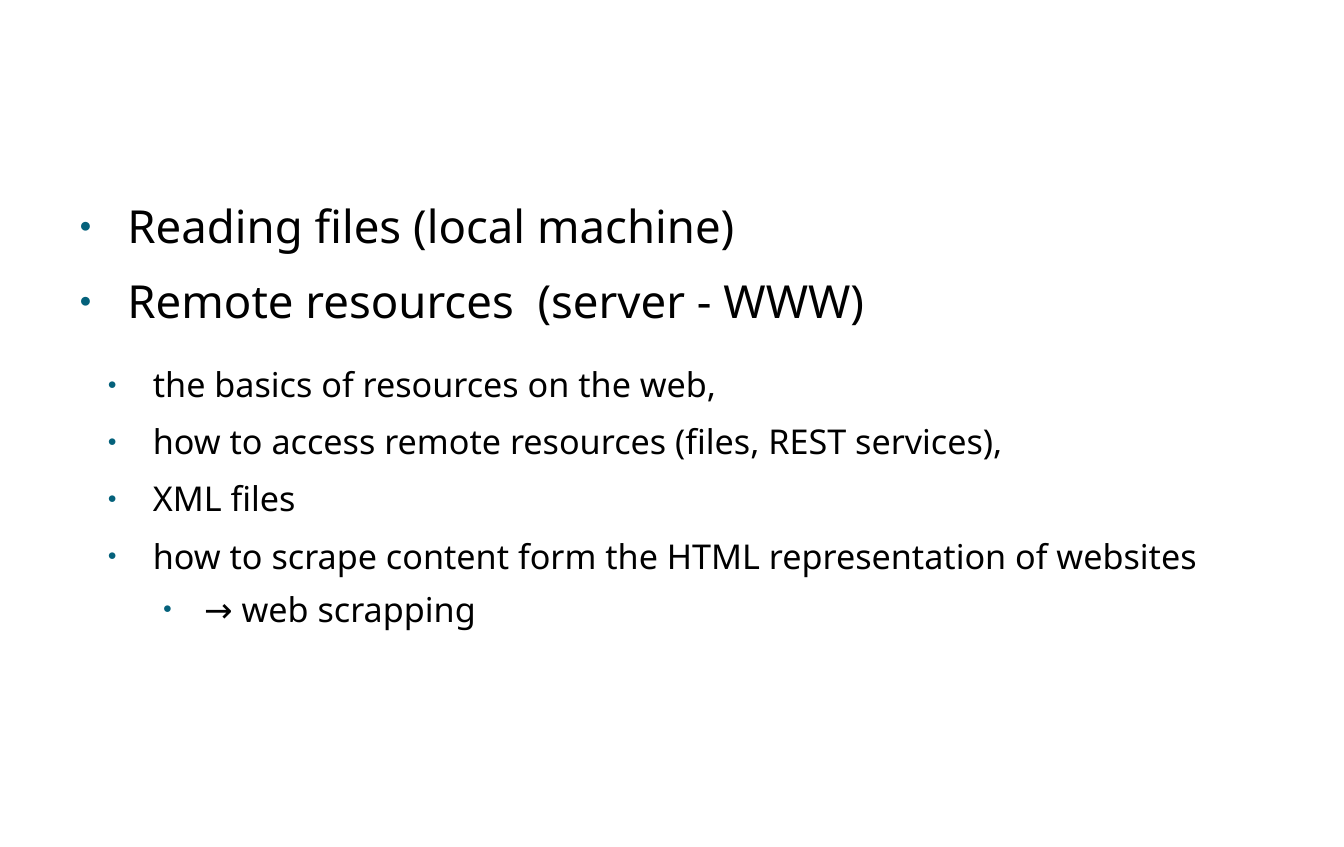
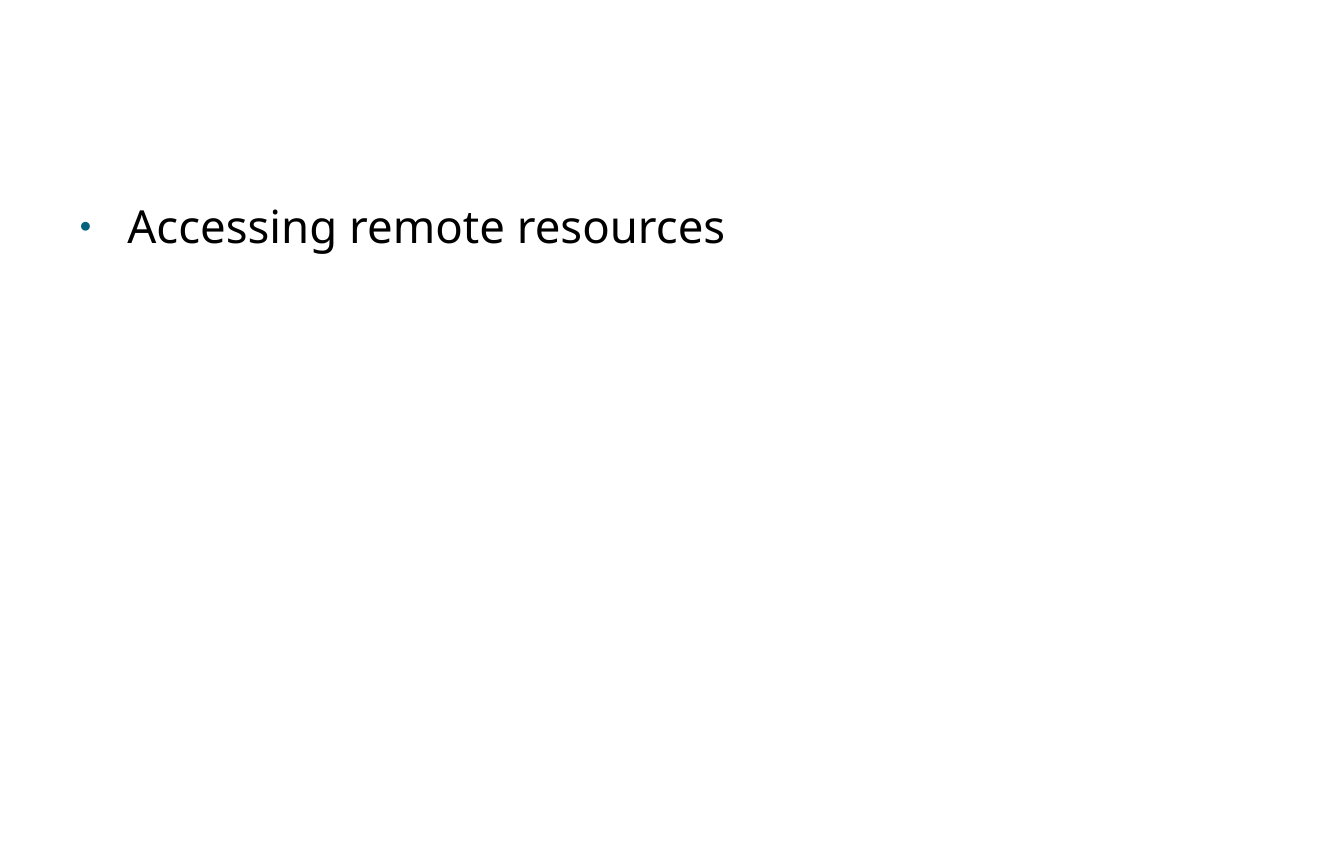
Before and after one commit to PabloMosUU/UssPython, a slide deck: slide 37 of LectureNotes/Module10/10 CRISP-DM and Data Science Libraries presentation.odp (slide 21 before the commit). Drawn at 1344x847 pixels with LibreOffice and Linux fonts; fonts in the diff are those of the drawing; background and template pictures are left out. Boxes give left, top, right and bottom in pixels: in the first picture for what was removed or moved away, otherwise in the second. Text is boxed around its words. In the diff, an @@ line names an element or a change of style, - is before the commit and + after.

```diff
--- a/LectureNotes/Module10/10 CRISP-DM and Data Science Libraries presentation.odp
+++ b/LectureNotes/Module10/10 CRISP-DM and Data Science Libraries presentation.odp
@@ text at [127, 209, 725, 254]: text changed; size 24 to 32 pt @@
-● Reading files (local machine)
-● Remote resources (server - WWW)
-  ● the basics of resources on the web,
-  ● how to access remote resources (files, REST services),
-  ● XML files
-  ● how to scrape content form the HTML representation of websites
-    ● → web scrapping
+● Accessing remote resources
```
Also in this commit, not shown: 2 other slides changed, 11 slides removed, 3 other files.
